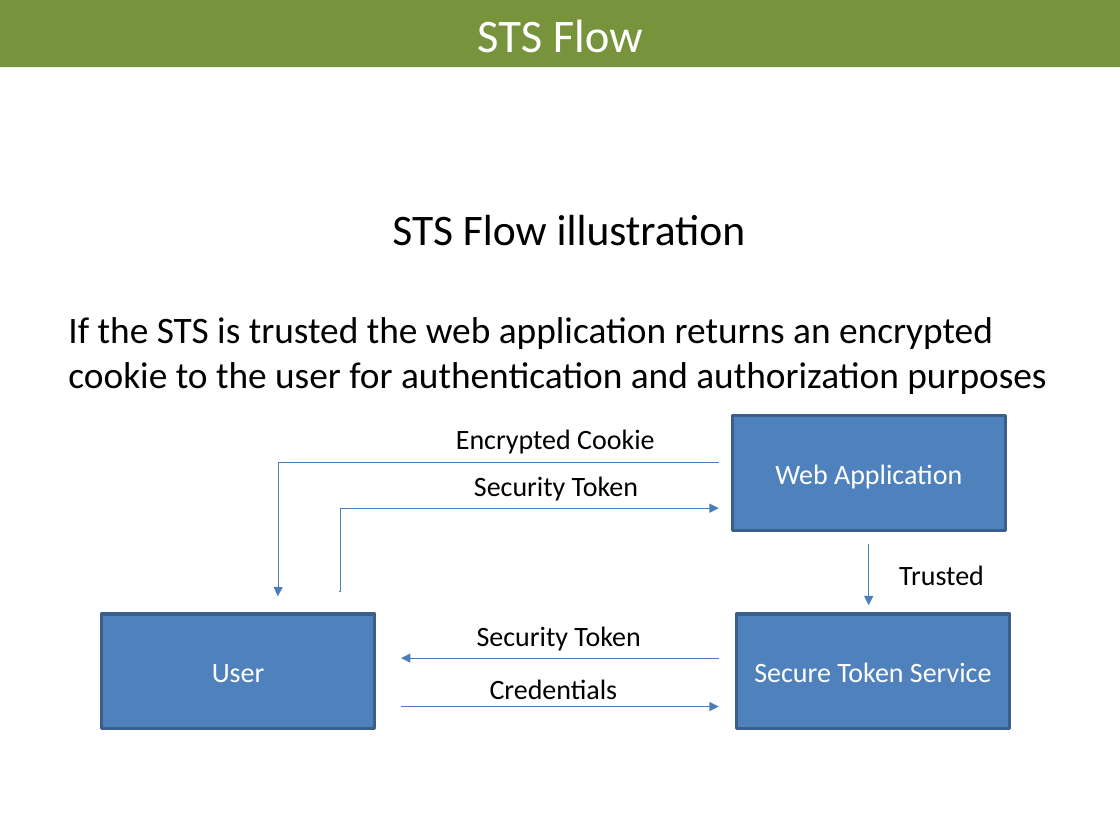
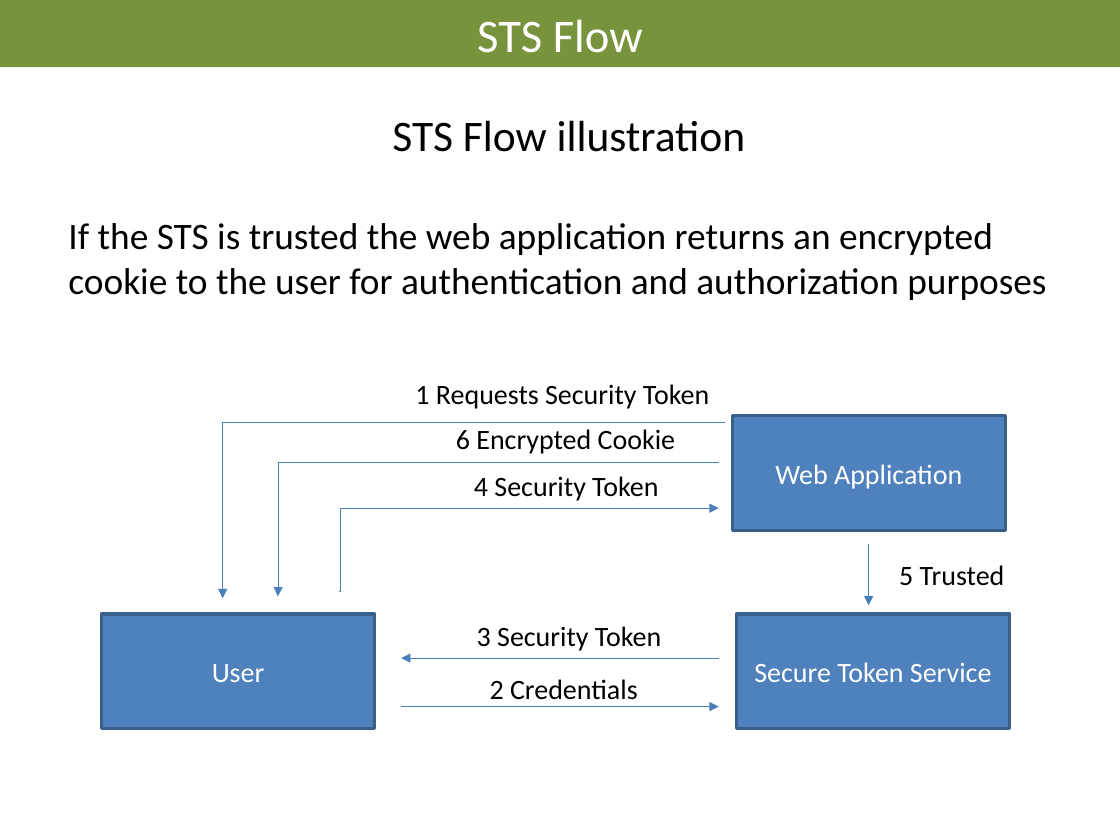
Before and after one commit to AndreasElffors/IdentityTemplate, a slide deck: slide 22 of Documents/Identity-Theory.pptx (slide 13 before the commit). Drawn at 1120x840 pixels with LibreOffice and Linux fonts; fonts in the diff are those of the drawing; background and template pictures are left out. Boxes give left, top, right and bottom in pixels: in the first picture for what was removed or moved away, otherwise in the second. Text is boxed around its words. In the diff, an @@ line names an element or a change of style, - is before the commit and + after.

```diff
--- a/Documents/Identity-Theory.pptx
+++ b/Documents/Identity-Theory.pptx
@@ text "STS Flow illustration": place and size @@
-text "STS Flow illustration" at bbox=[68, 214, 1046, 394]
+text "STS Flow illustration" at bbox=[68, 120, 1046, 300]
@@ text added at bbox=[415, 384, 709, 409], 18 pt, text #000000 @@
+1 Requests Security Token
@@ elbow arrow added from (726, 423) to (223, 598), #4B7EBC 0.75 pt @@
@@ text at bbox=[456, 429, 675, 454]: text changed @@
-Encrypted Cookie
+6 Encrypted Cookie
@@ text at bbox=[474, 476, 658, 501]: text changed @@
-Security Token
+4 Security Token
@@ text at bbox=[899, 565, 1005, 586]: text changed @@
-Trusted
+5 Trusted
@@ text at bbox=[477, 626, 661, 651]: text changed @@
-Security Token
+3 Security Token
@@ text at bbox=[490, 679, 638, 700]: text changed @@
-Credentials
+2 Credentials
```
Also in this commit, not shown: 12 other slides changed, 11 slides added, 1 slide removed, 1 other file.
